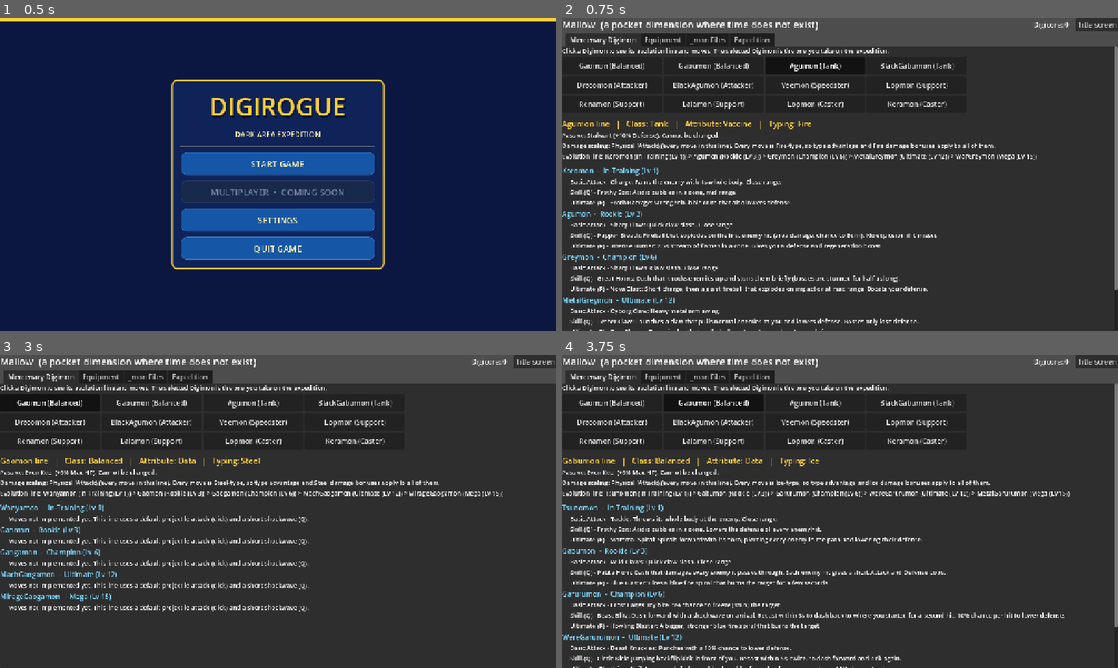
Above: before the commit, frames 1-4 (two rows, left to right).
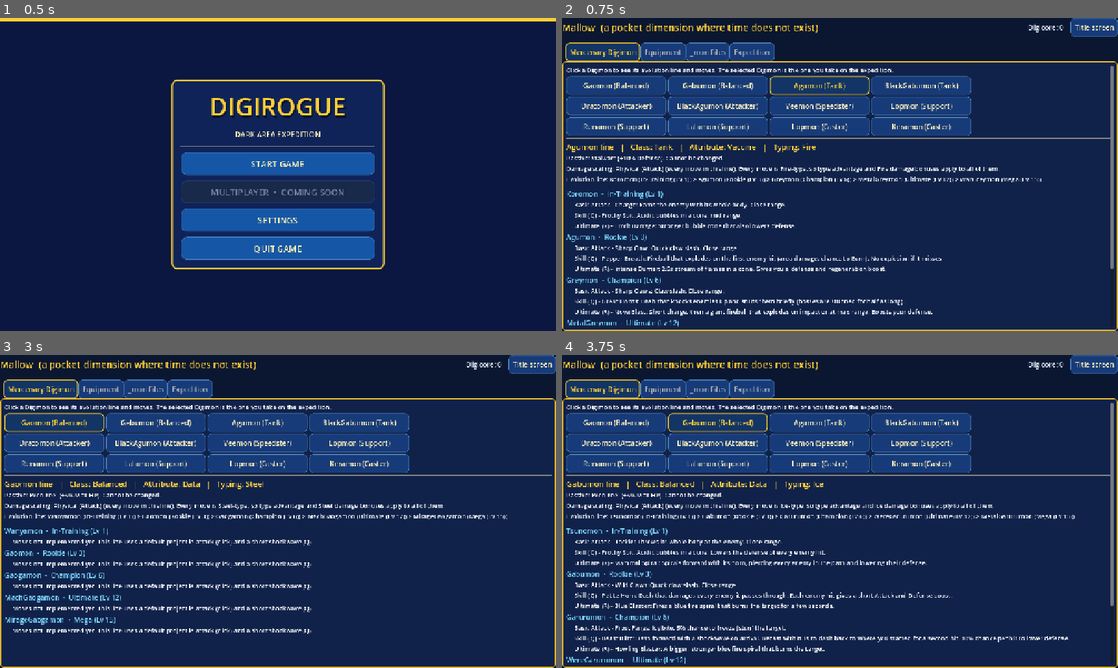
Above: after the commit, the same moments.

Repository: balaxguns/Digirogue-Coop
Game: Godot game, scene res://scenes/title.tscn
Two runs of this game, one before a commit and one after it. Both use one fixed random seed, a clock stepped at 60 frames per second and the inputs below.
Inputs:
- Up to frame 1 (0.5 s): no input
- Up to frame 2 (0.75 s): click "START GAME" at 0.5 s
- Up to frame 3 (3 s): click "Title screen" at 1.25 s; click "START GAME" at 2 s; click "Gaomon (Balanced)" at 2.75 s
- Up to frame 4 (3.75 s): click "Gabumon (Balanced)" at 3.5 s

Frame 1 is identical in both runs. In frame 2, 99% of the frame differs, in the area x 0-100%, y 0-100%; in frame 3, 99%; in frame 4, 99%.

Commit message:
Apply matching blue-gold theme and hover outlines to Mallow hub

Diff:
--- a/scripts/hub.gd
+++ b/scripts/hub.gd
@@ -11,9 +11,11 @@
 
 func _ready() -> void:
 	set_anchors_preset(Control.PRESET_FULL_RECT)
+	_apply_ui_theme()
 	sel = Run.line
 	var root := VBoxContainer.new()
 	root.set_anchors_and_offsets_preset(Control.PRESET_FULL_RECT)
+	root.add_theme_constant_override("separation", 14)
 	add_child(root)
 	var top := HBoxContainer.new()
 	root.add_child(top)
@@ -21,6 +23,7 @@
 	t.text = "Mallow  (a pocket dimension where time does not exist)"
 	t.add_theme_font_size_override("font_size", 22)
 	t.size_flags_horizontal = Control.SIZE_EXPAND_FILL
+	t.add_theme_color_override("font_color", Color("#ffcf36"))
 	top.add_child(t)
 	core_lbl = Label.new()
 	top.add_child(core_lbl)
@@ -37,6 +40,7 @@
 		Run.last_result = {}
 	tabs = TabContainer.new()
 	tabs.size_flags_vertical = Control.SIZE_EXPAND_FILL
+	tabs.add_theme_stylebox_override("panel", _panel(Color("#10224a"), Color("#e9b92e"), 2))
 	root.add_child(tabs)
 	for n in ["Mercenary Digimon", "Equipment", ".mon Files", "Expedition"]:
 		var sc := ScrollContainer.new()
@@ -178,3 +182,37 @@
 	Run.speed = 1.0
 	Run.xpm = 1.0
 	get_tree().change_scene_to_file("res://scenes/run.tscn")
+
+func _panel(fill: Color, edge: Color, border_size: int) -> StyleBoxFlat:
+	var box := StyleBoxFlat.new()
+	box.bg_color = fill
+	box.border_color = edge
+	box.set_border_width_all(border_size)
+	box.set_corner_radius_all(9)
+	box.set_content_margin_all(10)
+	return box
+
+func _apply_ui_theme() -> void:
+	var th := Theme.new()
+	var normal := _panel(Color("#173b79"), Color("#477ab7"), 1)
+	var hover := _panel(Color("#2158a0"), Color("#ffcf36"), 3)
+	var selected := _panel(Color("#123566"), Color("#ffcf36"), 2)
+	th.set_stylebox("normal", "Button", normal)
+	th.set_stylebox("hover", "Button", hover)
+	th.set_stylebox("pressed", "Button", selected)
+	th.set_stylebox("focus", "Button", _panel(Color.TRANSPARENT, Color("#ffcf36"), 2))
+	th.set_stylebox("disabled", "Button", _panel(Color("#273550"), Color("#475574"), 1))
+	th.set_color("font_color", "Button", Color("#fff1bb"))
+	th.set_color("font_hover_color", "Button", Color("#ffcf36"))
+	th.set_color("font_pressed_color", "Button", Color("#ffcf36"))
+	th.set_color("font_color", "Label", Color("#e9f1ff"))
+	th.set_stylebox("tab_selected", "TabContainer", selected)
+	th.set_stylebox("tab_hovered", "TabContainer", hover)
+	th.set_stylebox("tab_unselected", "TabContainer", normal)
+	th.set_color("font_selected_color", "TabContainer", Color("#ffcf36"))
+	theme = th
+	var bg := ColorRect.new()
+	bg.color = Color("#0b1730")
+	bg.set_anchors_and_offsets_preset(Control.PRESET_FULL_RECT)
+	bg.mouse_filter = Control.MOUSE_FILTER_IGNORE
+	add_child(bg)
